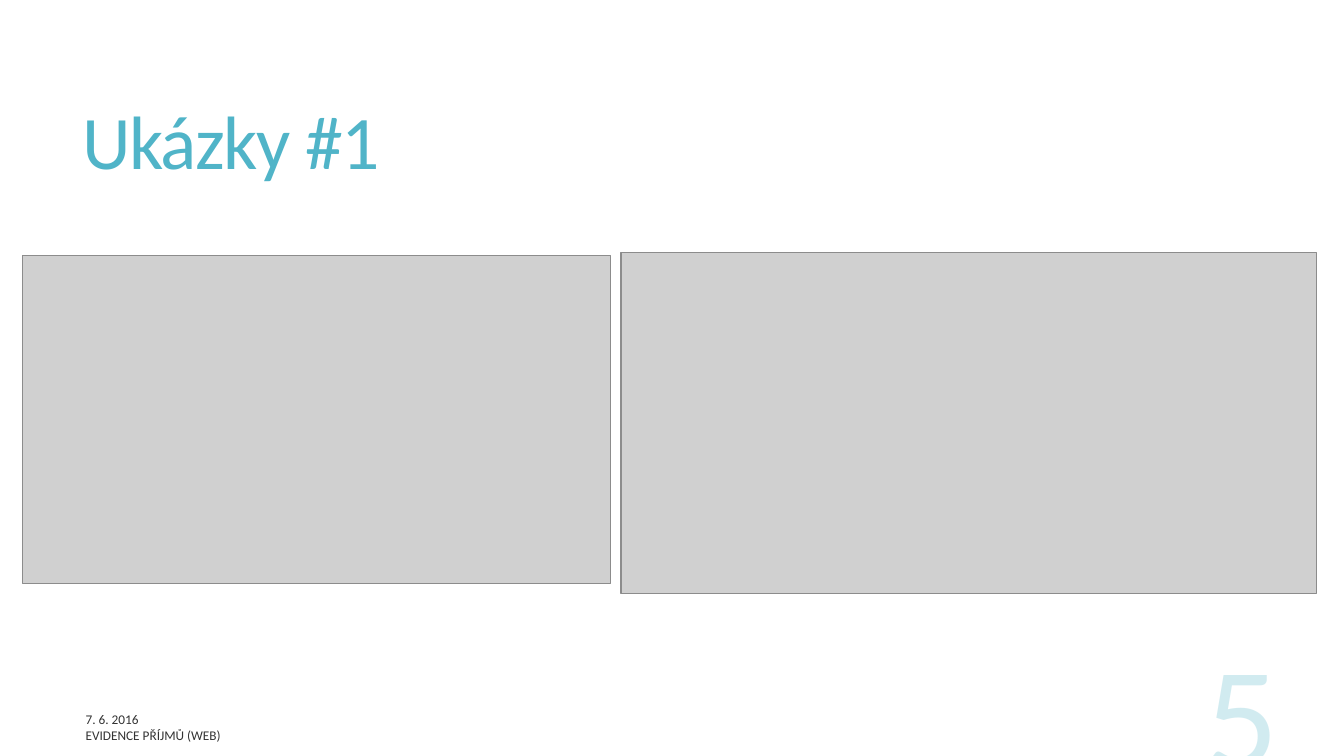
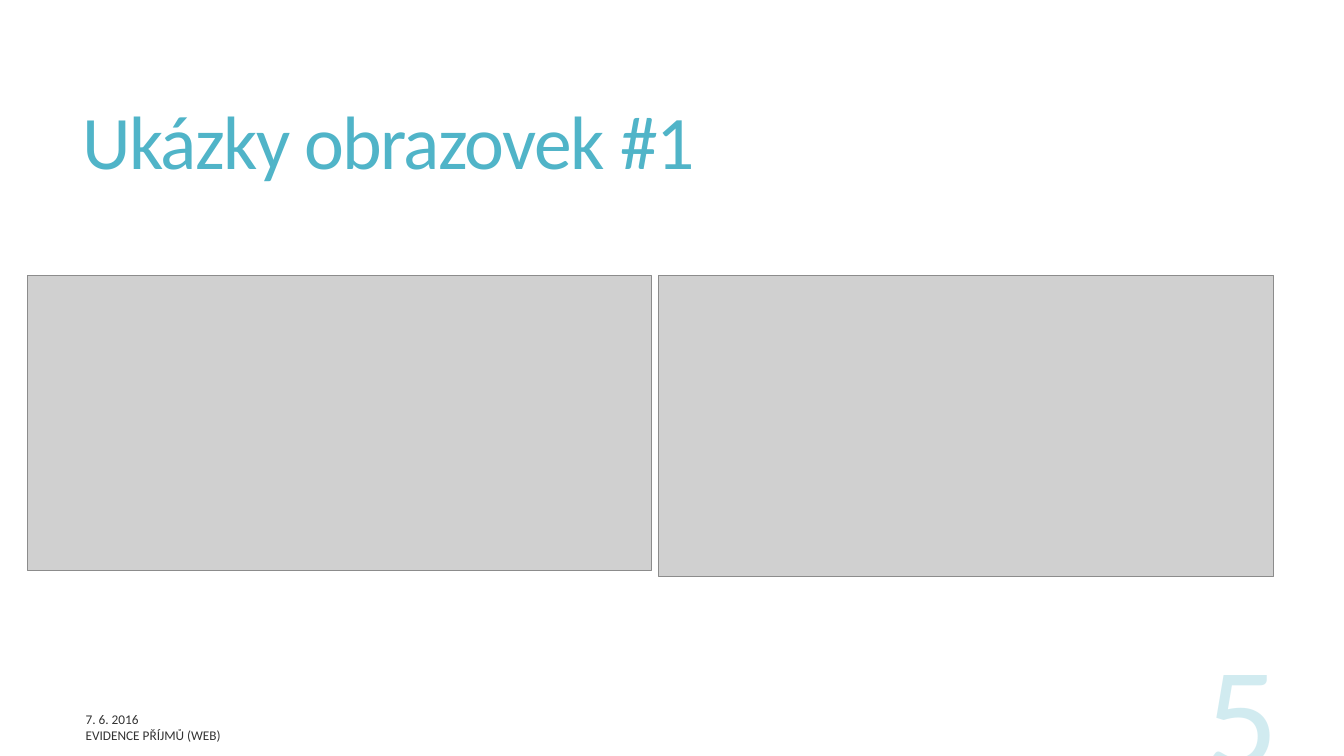
Before and after one commit to Matesyi/pb138-evidence-prijmu-web, a slide deck: slide 5 of Documentation/final-presentation.pptx. Drawn at 1344x756 pixels with LibreOffice and Linux fonts; fonts in the diff are those of the drawing; grey boxes stand for pictures. Boxes give left, top, right and bottom in pixels: in the first picture for what was removed or moved away, otherwise in the second. Text is boxed around its words. In the diff, an @@ line names an element or a change of style, - is before the commit and + after.

```diff
--- a/Documentation/final-presentation.pptx
+++ b/Documentation/final-presentation.pptx
@@ title at box(83, 116, 694, 181): text changed @@
-Ukázky #1
+Ukázky obrazovek #1
@@ picture: place and size @@
-picture at box(22, 256, 611, 584)
+picture at box(27, 275, 651, 571)
@@ picture: place and size @@
-picture at box(621, 253, 1317, 594)
+picture at box(658, 275, 1273, 577)
```
Also in this commit, not shown: 1 other slide changed, 1 slide added, 4 other files.
